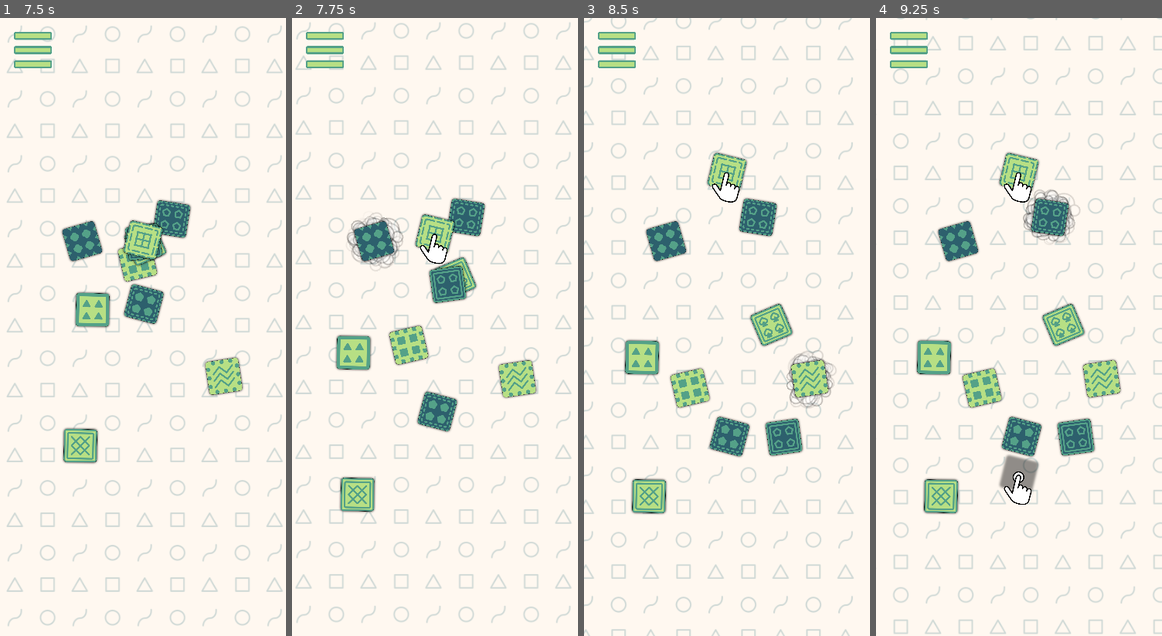
Above: before the commit, frames 1-4 (left to right).
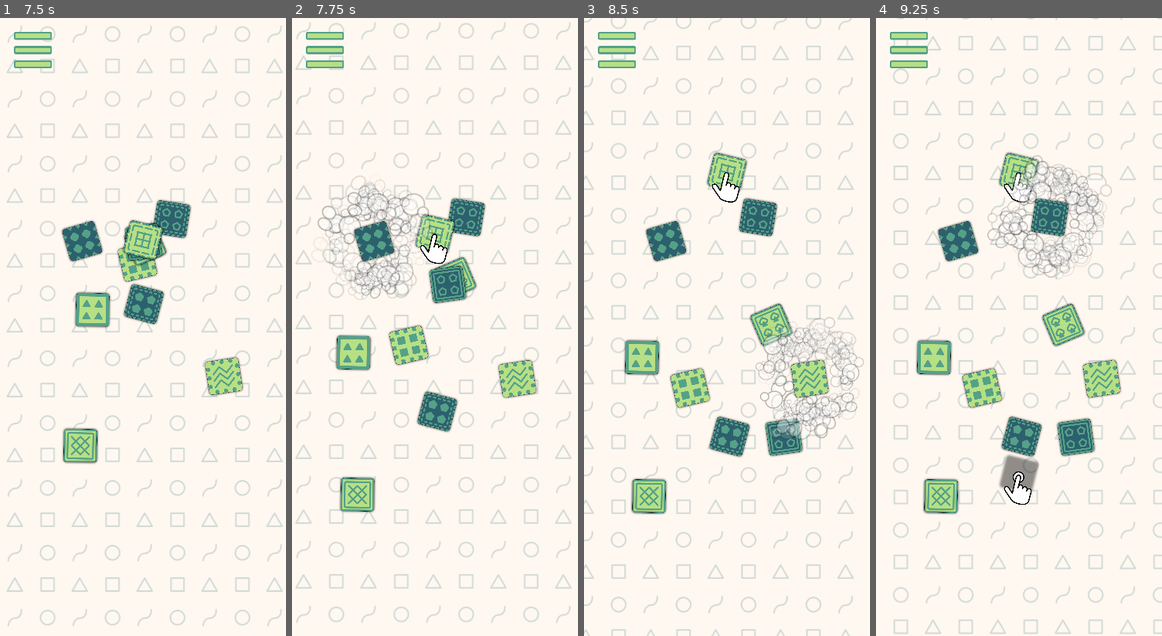
Above: after the commit, the same moments.

Repository: magopian/rummager
Game: Godot game, scene res://start_menu.tscn
Same seed, same stepped clock (60 frames per second), same inputs: the game is played once before the commit and once after it. Sound files missing from this copy of the repository are replaced by a short silence.
Inputs (mouse positions are in pixels of both pictures, inside the frame that each line leads up to):
- Up to frame 1 (7.5 s): click "START" at 0.5 s; click (143, 327) at 1.25 s; click (143, 327) at 2 s; click (143, 327) at 2.75 s; move the mouse to (143, 240) at 3.52 s; click (143, 240) at 3.67 s; click (143, 240) at 4.42 s; click (143, 240) at 5.17 s; click "Let's go!" at 5.75 s; click "Let's go!" at 6.5 s; move the mouse to (88, 240) at 7.27 s; click (88, 240) at 7.42 s
- Up to frame 2 (7.75 s): no input
- Up to frame 3 (8.5 s): move the mouse to (809, 376) at 8.02 s; click (809, 376) at 8.17 s
- Up to frame 4 (9.25 s): move the mouse to (1050, 215) at 8.77 s; click (1050, 215) at 8.92 s

Frame 1 is identical in both runs. In frame 2, 2.0% of the frame differs, in the area x 8-50%, y 25-46%; in frame 3, 2.1%; in frame 4, 2.4%, in the area x 38-83%, y 22-42%.

Commit message:
Compute small size on the card itself, better scaling of the throw animation

Diff:
--- a/card.gd
+++ b/card.gd
@@ -11,6 +11,8 @@
 @onready var dust_cloud: GPUParticles2D = %DustCloud
 @onready var dust_trail: GPUParticles2D = %DustTrail
 @onready var confetti: GPUParticles2D = %Confetti
+@onready var collision_shape_2d: CollisionShape2D = %CollisionShape2D
+@onready var sprite_2d: Sprite2D = %Sprite2D
 
 
 @export var small_scale: Vector2 = Vector2(0.16, 0.16)
@@ -40,6 +42,8 @@
 
 
 func _ready() -> void:
+	small_scale = compute_small_size(Global.viewport_size)
+	collision_shape_2d.scale = small_scale
 	input_event.connect(_on_input_event)
 	visible_on_screen_notifier_2d.screen_exited.connect(_on_exit_screen)
 	get_viewport().physics_object_picking_sort = true
@@ -152,8 +156,9 @@
 func scale_to(new_scale: Vector2, duration: float, updated_collision_layer: int = 1) -> Tween:
 	current_scale = new_scale
 	var scale_tween: Tween = get_tree().create_tween().set_ease(Tween.EASE_OUT).set_trans(Tween.TRANS_CUBIC).set_parallel(true)
+	scale_tween.tween_property(sprite_2d, "scale", new_scale, duration)
 	for child in get_children():
-		if "scale" in child:
+		if child is ThrowAnimation:
 			scale_tween.tween_property(child, "scale", new_scale, duration)
 	await scale_tween.finished
 	collision_layer = updated_collision_layer
--- a/card.tscn
+++ b/card.tscn
@@ -63,6 +63,7 @@
 emitting = false
 
 [node name="CollisionShape2D" type="CollisionShape2D" parent="."]
+unique_name_in_owner = true
 shape = SubResource("RectangleShape2D_tlpa3")
 
 [node name="VisibleOnScreenNotifier2D" type="VisibleOnScreenNotifier2D" parent="."]
@@ -70,6 +71,7 @@
 rect = Rect2(-150, -150, 300, 300)
 
 [node name="Sprite2D" type="Sprite2D" parent="."]
+unique_name_in_owner = true
 texture = SubResource("ViewportTexture_rv30c")
 
 [node name="SubViewport" type="SubViewport" parent="."]
--- a/game.gd
+++ b/game.gd
@@ -59,10 +59,8 @@
 func generate_cards(total_num_cards: int, all_permutations: Array[Dictionary]) -> void:
 	var instantiated_cards: Array[Card] = []
 	var time_since_last_frame: int = Time.get_ticks_msec()
-	var small_scale: Vector2 = Card.compute_small_size(Global.viewport_size)
 	for i in range(total_num_cards):
 		var card: Card = new_card(all_permutations)
-		card.small_scale = small_scale
 		instantiated_cards.append(card)
 		var current_time: int = Time.get_ticks_msec()
 		if current_time - time_since_last_frame > 16:  # 60fps -> 16ms per frame
--- a/tutorial_1_memorize.gd
+++ b/tutorial_1_memorize.gd
@@ -48,10 +48,8 @@
 
 
 func generate_cards(total_num_cards: int, all_permutations: Array[Dictionary]) -> void:
-	var small_scale: Vector2 = Card.compute_small_size(Global.viewport_size)
 	for _i in total_num_cards:
 		var card: Card = new_card(all_permutations)
-		card.small_scale = small_scale
 		card_display.add_child(card)
 		card.position = Vector2(200, 200)
 		card.show_medium()
--- a/tutorial_2_discard.gd
+++ b/tutorial_2_discard.gd
@@ -56,11 +56,9 @@
 
 
 func generate_cards(total_num_cards: int, all_permutations: Array[Dictionary]) -> void:
-	var small_scale: Vector2 = Card.compute_small_size(Global.viewport_size)
 	for _i in total_num_cards:
 		var card: Card = new_card(all_permutations)
 		var container: Node = card_display
-		card.small_scale = small_scale
 		if _i == 0:  # First card (bottom-most one) is the one we'll memorize
 			container = memorize_card_display
 			card_to_find = card
--- a/tutorial_3_target.gd
+++ b/tutorial_3_target.gd
@@ -87,11 +87,9 @@
 
 
 func generate_cards(total_num_cards: int, all_permutations: Array[Dictionary]) -> void:
-	var small_scale: Vector2 = Card.compute_small_size(Global.viewport_size)
 	for _i in total_num_cards:
 		var card: Card = new_card(all_permutations)
 		var container: Node = card_display
-		card.small_scale = small_scale
 		if _i == 0:  # First card (bottom-most one) is the one we'll memorize
 			container = memorize_card_display
 			card_to_find = card
--- a/tutorial_4_bonus.gd
+++ b/tutorial_4_bonus.gd
@@ -94,10 +94,8 @@
 
 
 func generate_card_to_find() -> void:
-	var small_scale: Vector2 = Card.compute_small_size(Global.viewport_size)
 	# Create the card to memorize
 	card_to_find = new_card()
-	card_to_find.small_scale = small_scale
 	memorize_card_display.add_child(card_to_find)
 	card_to_find.position = memorize_card_display.size / 2
 	card_to_find.show_medium()
@@ -105,10 +103,8 @@
 
 
 func generate_discard_cards(num_cards: int) -> void:
-	var small_scale: Vector2 = Card.compute_small_size(Global.viewport_size)
 	for _i in num_cards:
 		var card: Card = new_card()
-		card.small_scale = small_scale
 		card_display.add_child(card)
 		card.position = card_display.size / 2
 		card.show_small()
